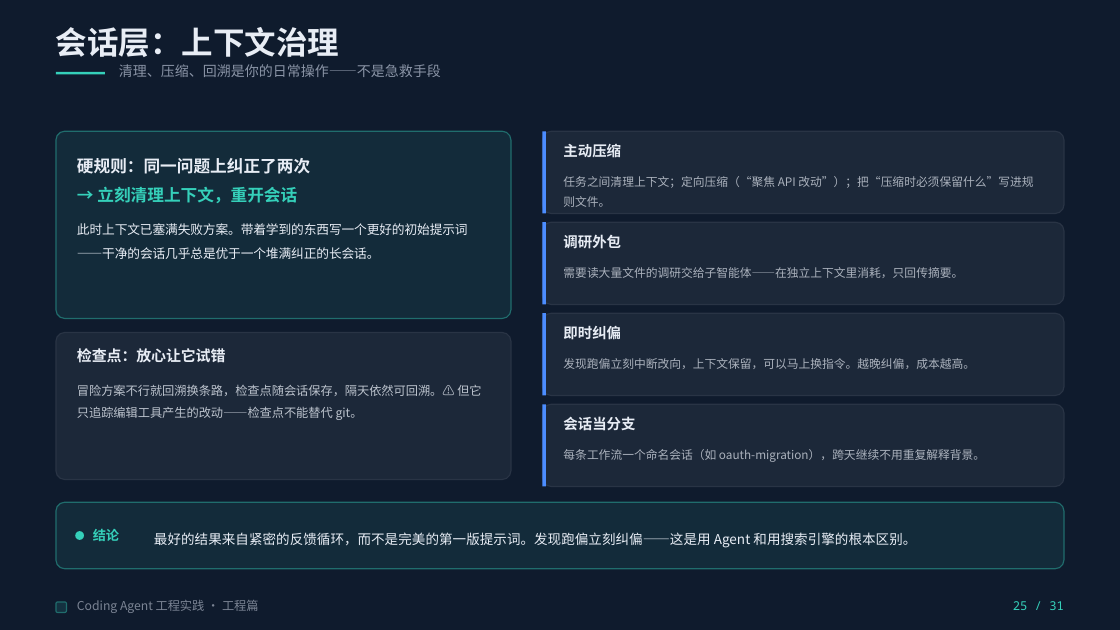
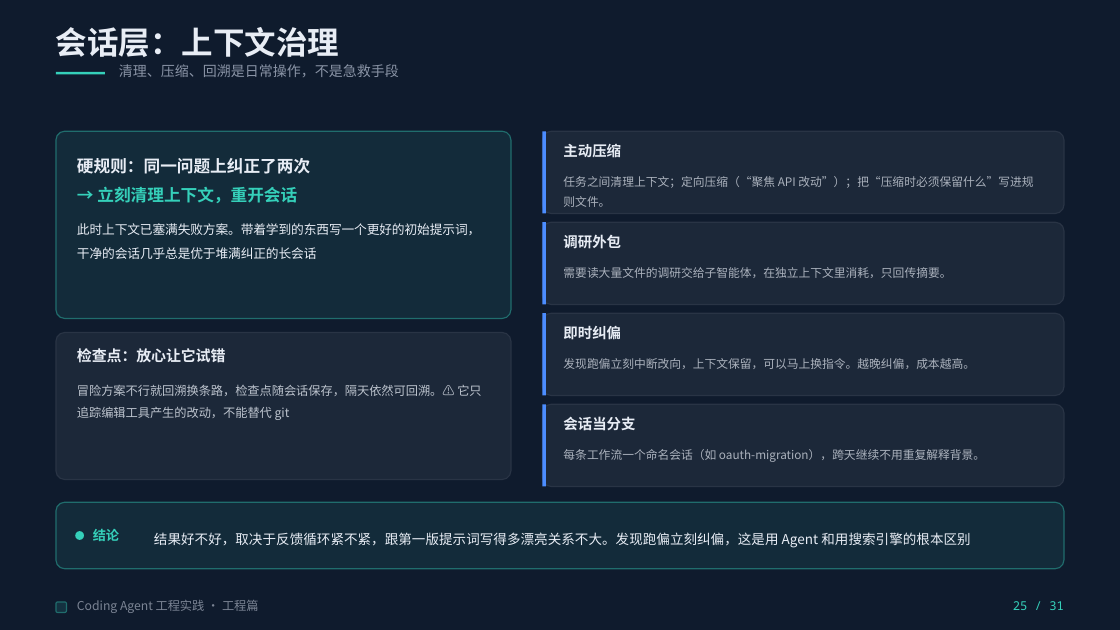
Before and after one commit to Yqghlx/AI_Learn, a slide deck: slide 25 of Coding Agent 实战指南/Coding Agent 工程实践（通用版）.pptx. Drawn at 1120x630 pixels with LibreOffice and Linux fonts; fonts in the diff are those of the drawing. Boxes give left, top, right and bottom in pixels: in the first picture for what was removed or moved away, otherwise in the second. Text is boxed around its words. In the diff, an @@ line names an element or a change of style, - is before the commit and + after.

```diff
--- a/Coding Agent 实战指南/Coding Agent 工程实践（通用版）.pptx
+++ b/Coding Agent 实战指南/Coding Agent 工程实践（通用版）.pptx
@@ text at (119,64,399,77): text changed @@
-清理、压缩、回溯是你的日常操作——不是急救手段
+清理、压缩、回溯是日常操作，不是急救手段
@@ text at (77,223,480,259): text changed @@
-此时上下文已塞满失败方案。带着学到的东西写一个更好的初始提示词——干净的会话几乎总是优于一个堆满纠正的长会话。
+此时上下文已塞满失败方案。带着学到的东西写一个更好的初始提示词，干净的会话几乎总是优于堆满纠正的长会话
@@ text at (563,267,951,278): text changed @@
-需要读大量文件的调研交给子智能体——在独立上下文里消耗，只回传摘要。
+需要读大量文件的调研交给子智能体，在独立上下文里消耗，只回传摘要。
@@ text at (77,384,481,420): text changed @@
-冒险方案不行就回溯换条路，检查点随会话保存，隔天依然可回溯。⚠ 但它只追踪编辑工具产生的改动——检查点不能替代 git。
+冒险方案不行就回溯换条路，检查点随会话保存，隔天依然可回溯。⚠ 它只追踪编辑工具产生的改动，不能替代 git
@@ text at (154,532,970,548): text changed @@
-最好的结果来自紧密的反馈循环，而不是完美的第一版提示词。发现跑偏立刻纠偏——这是用 Agent 和用搜索引擎的根本区别。
+结果好不好，取决于反馈循环紧不紧，跟第一版提示词写得多漂亮关系不大。发现跑偏立刻纠偏，这是用 Agent 和用搜索引擎的根本区别
```
Also in this commit, not shown: 27 other slides changed, 5 other files.
